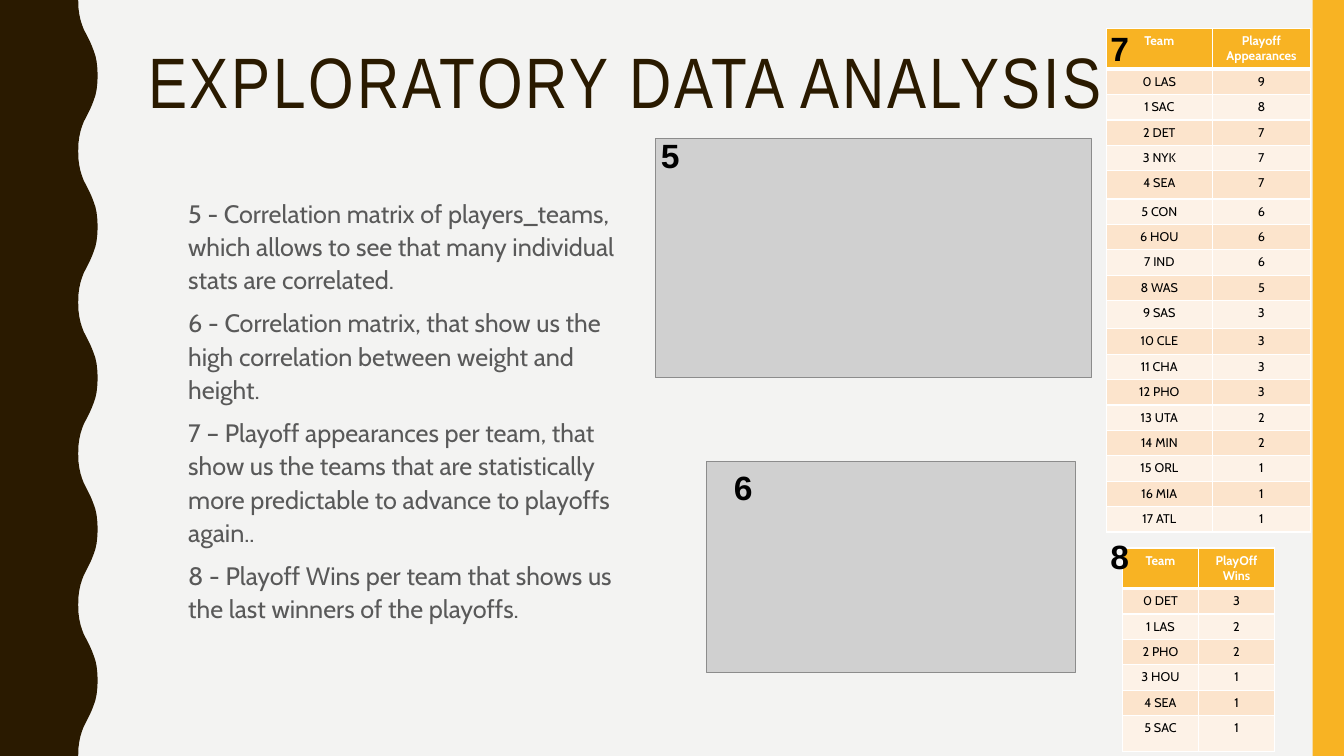
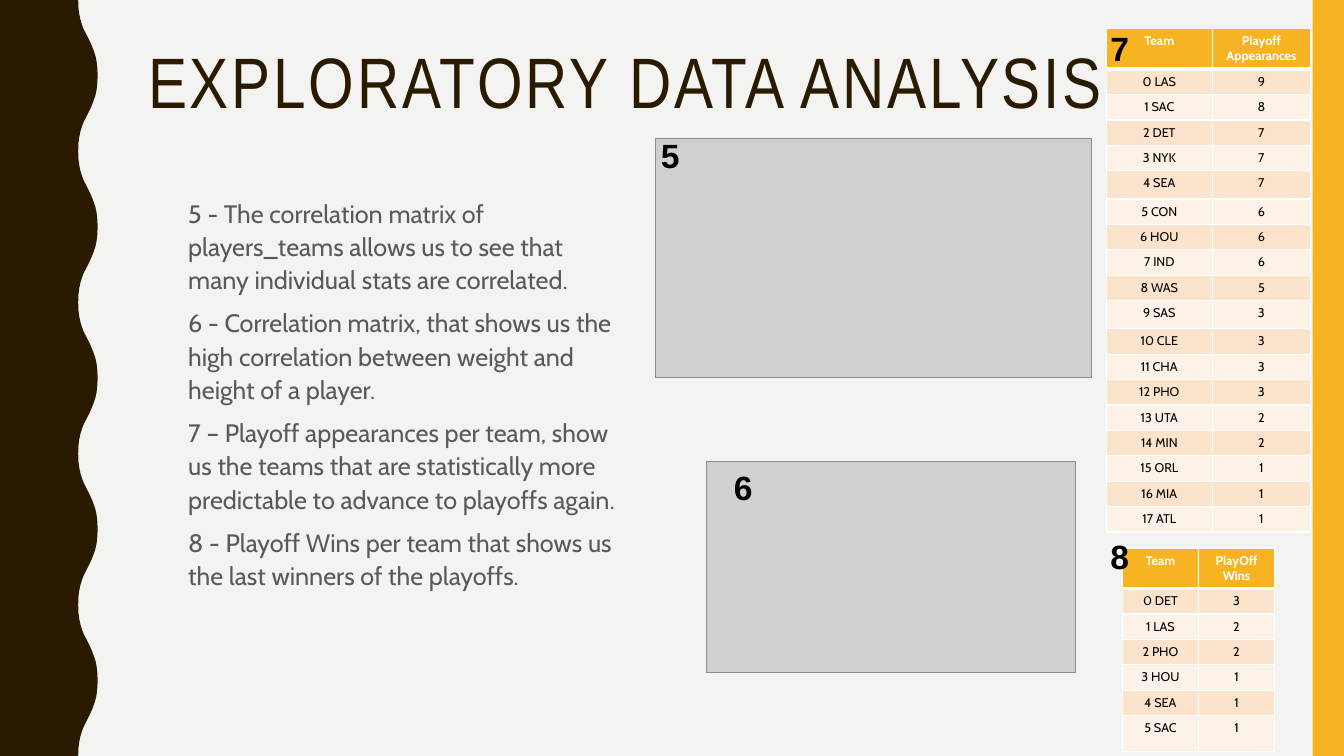
Before and after one commit to afs202005277/AC, a slide deck: slide 4 of ppt projeto.pptx. Drawn at 1344x756 pixels with LibreOffice and Linux fonts; fonts in the diff are those of the drawing; grey boxes stand for pictures. Boxes give left, top, right and bottom in pixels: in the first picture for what was removed or moved away, otherwise in the second. Text is boxed around its words. In the diff, an @@ line names an element or a change of style, - is before the commit and + after.

```diff
--- a/ppt projeto.pptx
+++ b/ppt projeto.pptx
@@ text at (188, 204, 614, 515): text changed @@
-5 - Correlation matrix of players_teams, which allows to see that many individual stats are correlated.
-6 - Correlation matrix, that show us the high correlation between weight and height.
-7 – Playoff appearances per team, that show us the teams that are statistically more predictable to advance to playoffs again..
+5 - The correlation matrix of players_teams allows us to see that many individual stats are correlated.
+6 - Correlation matrix, that shows us the high correlation between weight and height of a player.
+7 – Playoff appearances per team, show us the teams that are statistically more predictable to advance to playoffs again.
```
Also in this commit, not shown: 5 other slides changed, 1 slide added, 1 slide removed.
